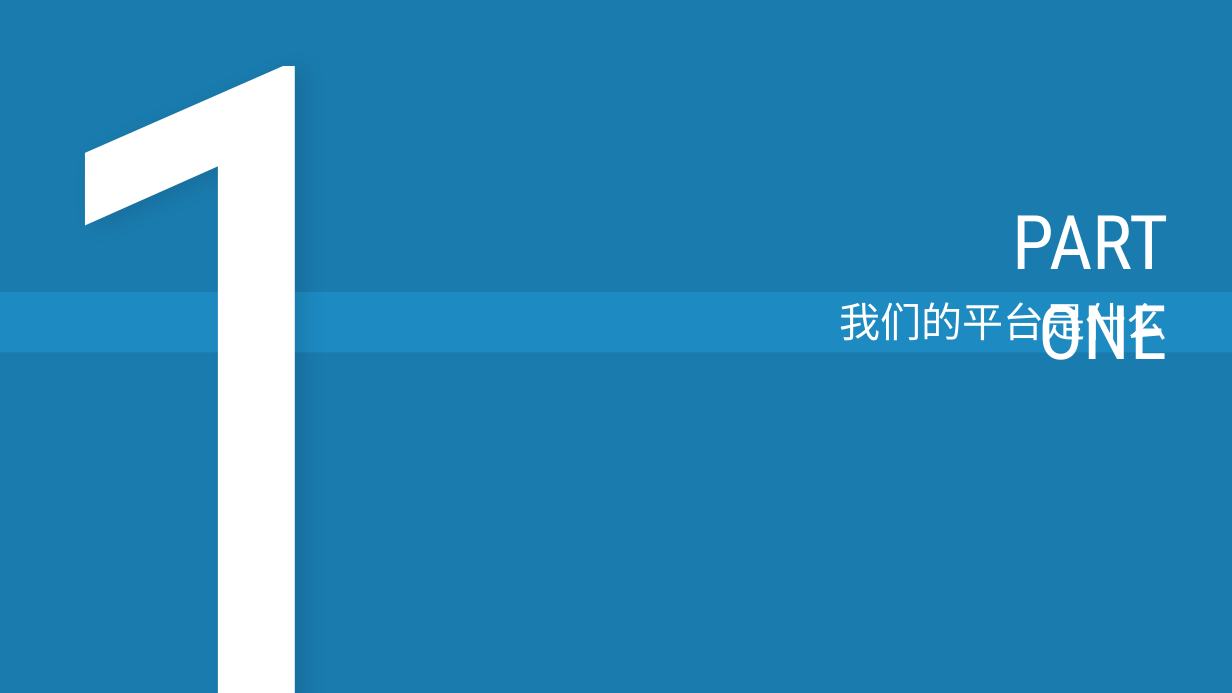
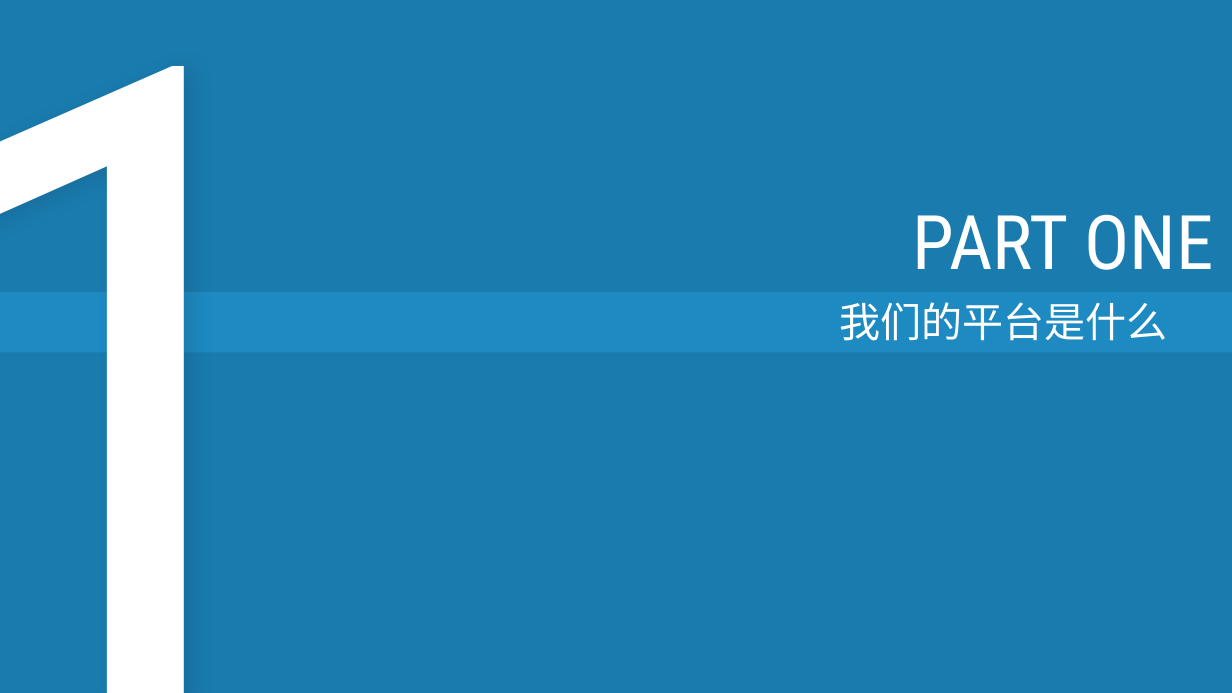
Before and after one commit to Novemser/calabashbrothersfight, a slide deck: slide 3 of presentation.pptx. Drawn at 1232x693 pixels with LibreOffice and Linux fonts; fonts in the diff are those of the drawing. Boxes give left, top, right and bottom in pixels: in the first picture for what was removed or moved away, otherwise in the second. Text is boxed around its words. In the diff, an @@ line names an element or a change of style, - is before the commit and + after.

```diff
--- a/presentation.pptx
+++ b/presentation.pptx
@@ text "1" rewrapped from (x1=4, y1=0, x2=371, y2=693) to (x1=0, y1=0, x2=482, y2=693) @@
@@ text "PART ONE" rewrapped from (x1=1013, y1=215, x2=1169, y2=360) to (x1=913, y1=214, x2=1214, y2=270) @@
@@ text "我们的平台是什么" rewrapped from (x1=839, y1=302, x2=1168, y2=348) to (x1=839, y1=302, x2=1168, y2=341) @@
```
Also in this commit, not shown: 8 other slides changed, 2 slides added, 4 slides removed, 1 other file.
